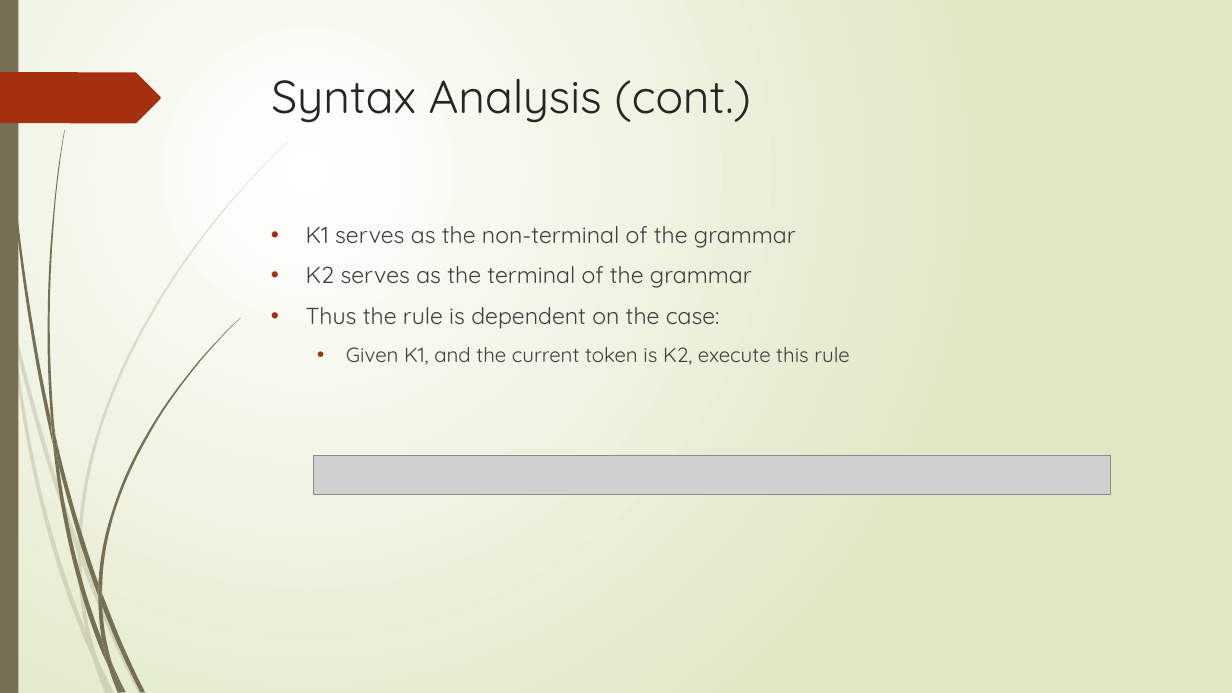
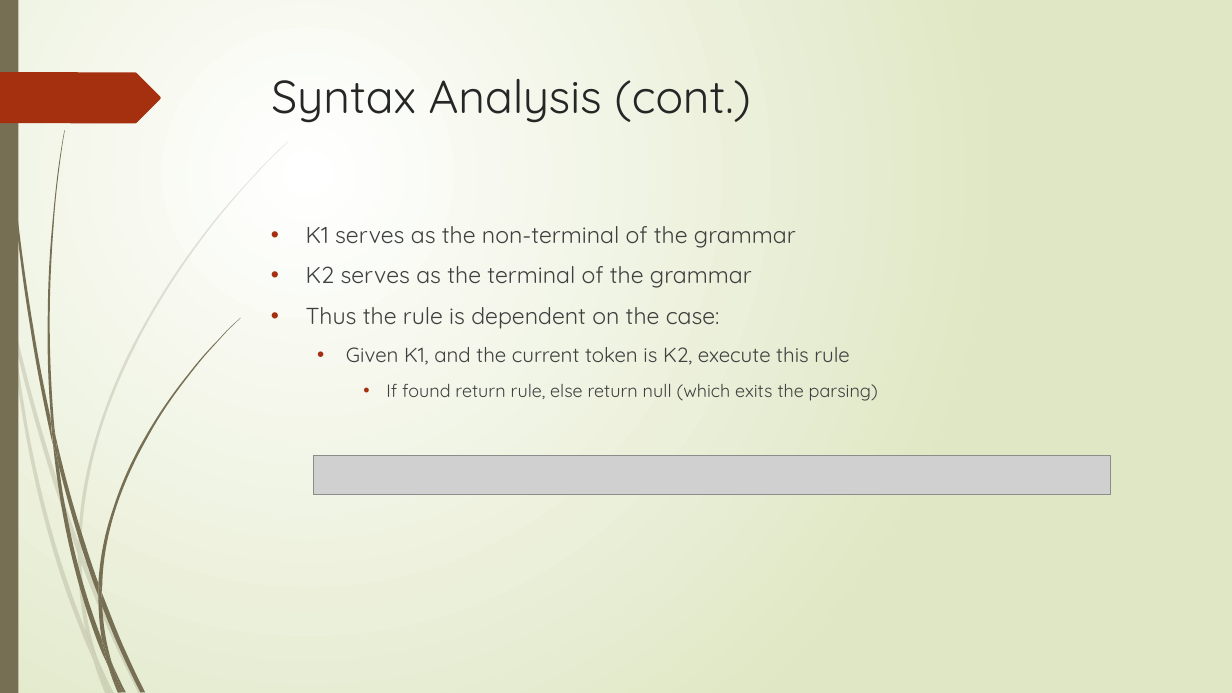
Before and after one commit to MarkLimML/LLParser, a slide deck: slide 5 of FinalExam.pptx. Drawn at 1232x693 pixels with LibreOffice and Linux fonts; fonts in the diff are those of the drawing; grey boxes stand for pictures. Boxes give left, top, right and bottom in pixels: in the first picture for what was removed or moved away, otherwise in the second. Text is boxed around its words. In the diff, an @@ line names an element or a change of style, - is before the commit and + after.

```diff
--- a/FinalExam.pptx
+++ b/FinalExam.pptx
@@ text at (x1=386, y1=384, x2=878, y2=401): paragraph added @@
+    • If found return rule, else return null (which exits the parsing)
```
Also in this commit, not shown: 2 other slides changed, 4 other files.
